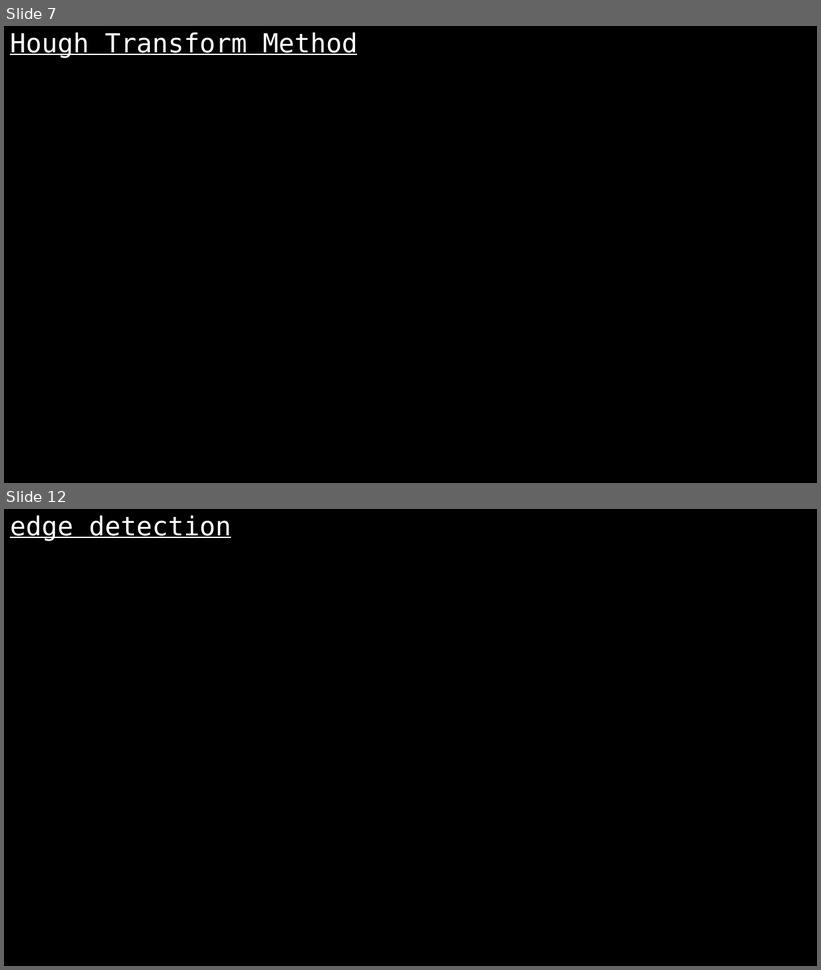
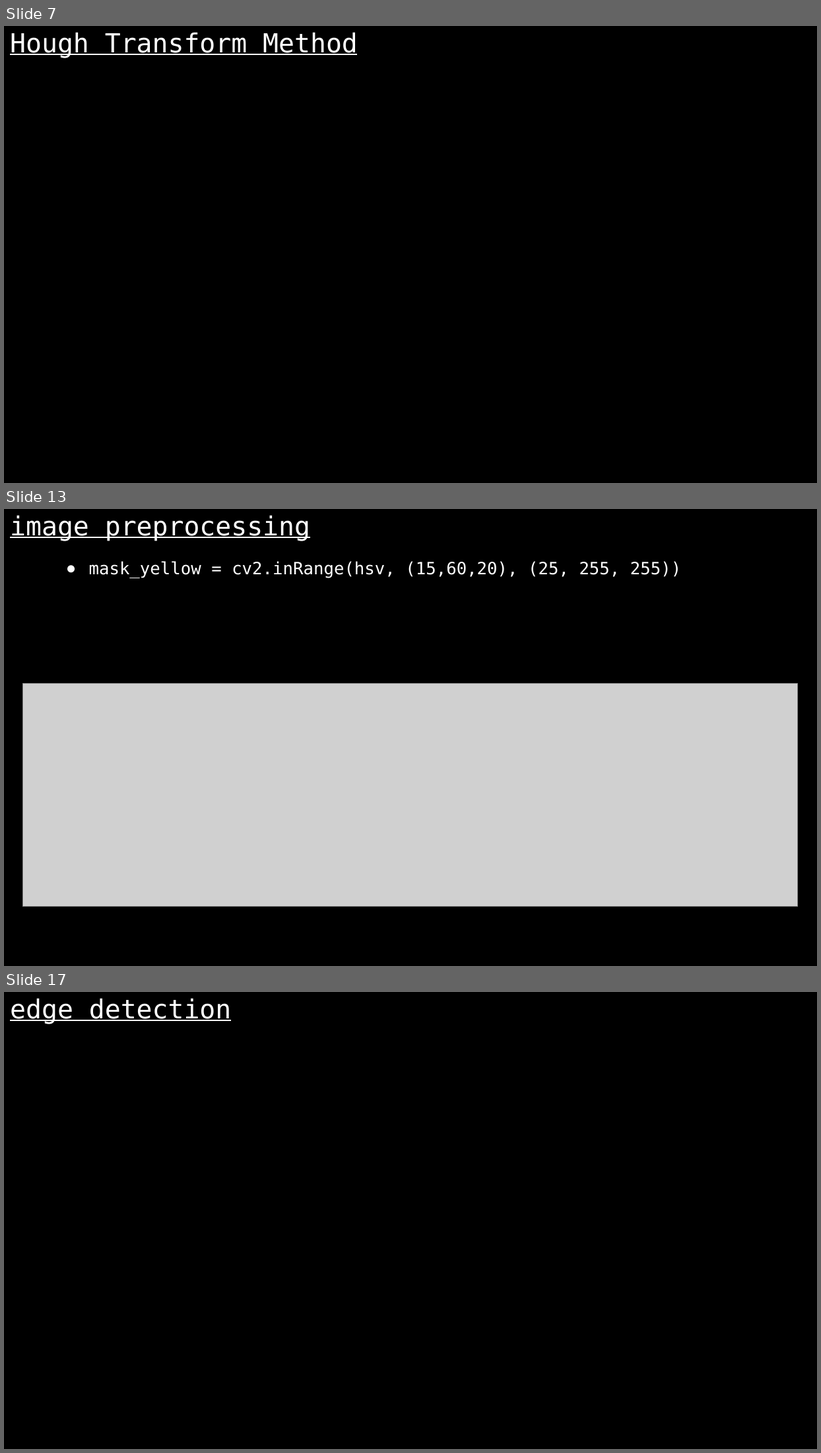
Before and after one commit to karthikeyanrathore/Lane-Line-Detection, a slide deck: laneline.pptx. Shown one above the other, each under a label of ours: slides 7 and 12 before the commit, slides 7, 13 and 17 after it; the slides between them are not shown. The pictures are 821x970 and 821x1453 pixels, drawn with LibreOffice and Linux fonts; fonts in the diff are those of the drawing; grey boxes stand for pictures. Boxes give left, top, right and bottom in pixels: in the first picture for what was removed or moved away, otherwise in the second. Text is boxed around its words. In the diff, an @@ line names an element or a change of style, - is before the commit and + after.

```diff
--- a/laneline.pptx
+++ b/laneline.pptx
@@ slide 13 added at [4, 509, 817, 966], background #000000 @@
@@ title added at [10, 515, 310, 541], 31 pt, text #FFFFFF, underline @@
+image preprocessing
@@ text added at [89, 561, 681, 578], 20 pt, text #FFFFFF @@
+● mask_yellow = cv2.inRange(hsv, (15,60,20), (25, 255, 255))
@@ picture added at [23, 683, 798, 907] @@
@@ what was slide 12 is now slide 17 @@
```
Also in this commit, not shown: 2 slides changed, 10 other slides added, 6 slides removed, 11 other files.
